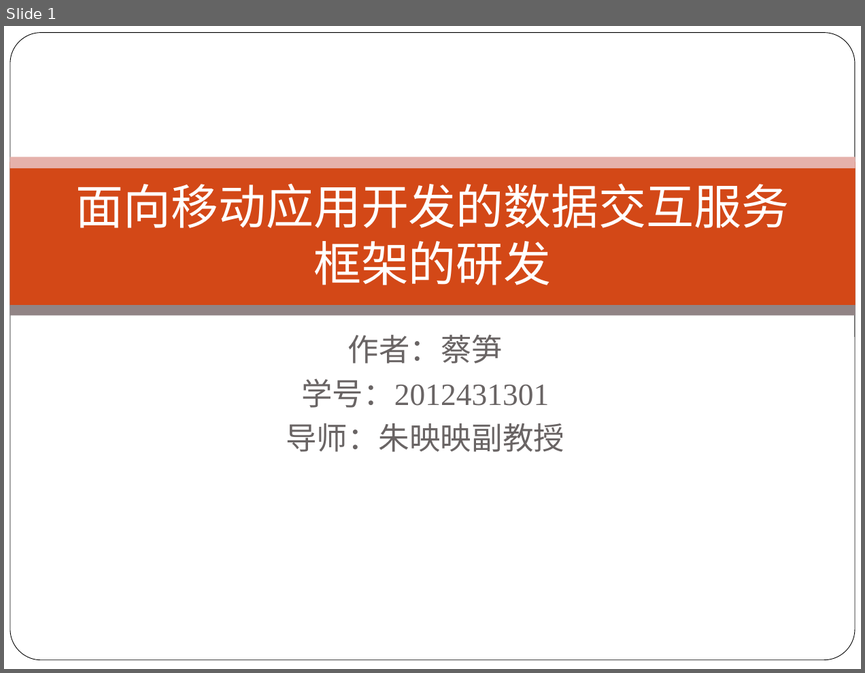
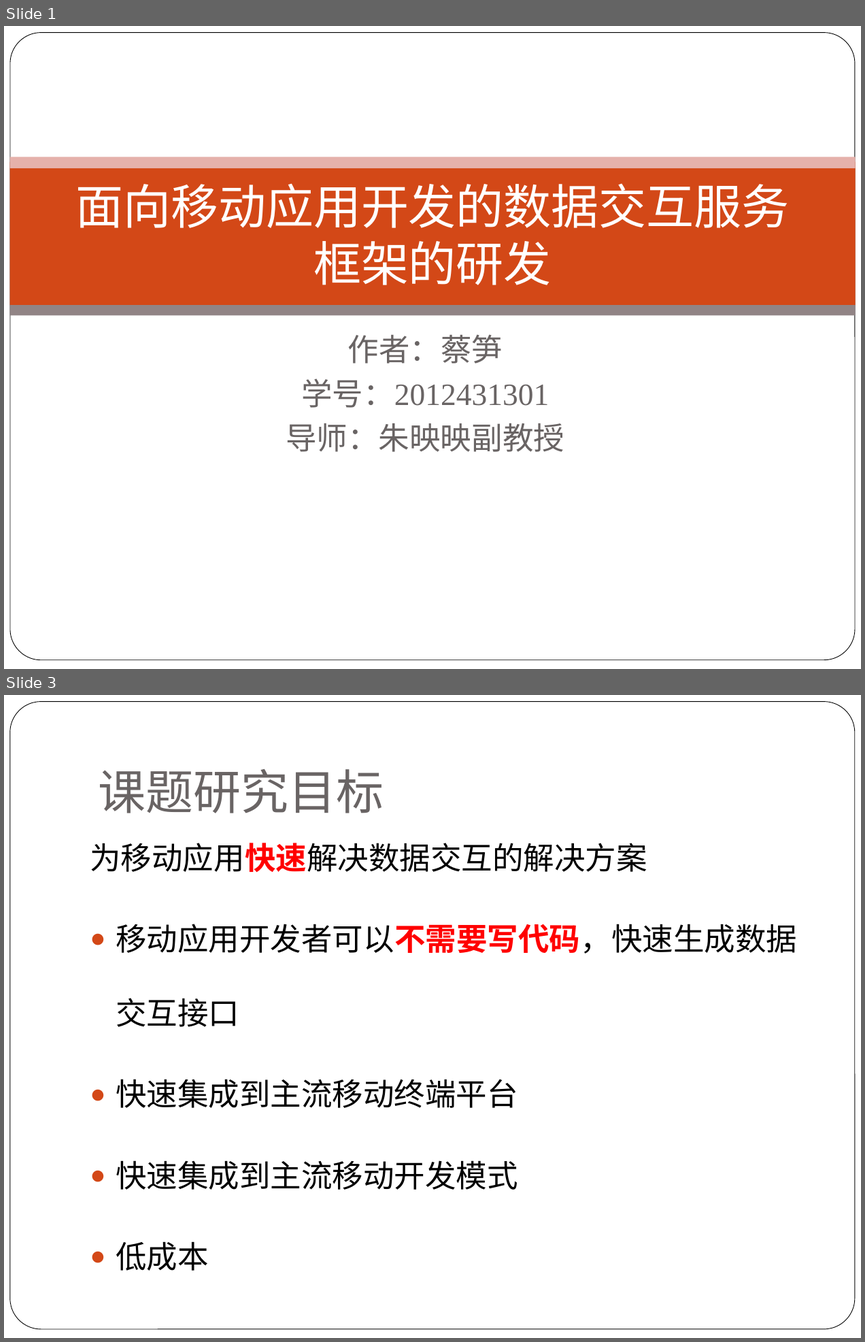
Before and after one commit to alucard263096/MyPaper, a slide deck: 论文PPT.pptx. Shown one above the other, each under a label of ours: slide 1 before the commit, slides 1 and 3 after it; the slides between them are not shown. The pictures are 865x673 and 865x1342 pixels, drawn with LibreOffice and Linux fonts; fonts in the diff are those of the drawing; background and template pictures are left out. Boxes give left, top, right and bottom in pixels: in the first picture for what was removed or moved away, otherwise in the second. Text is boxed around its words. In the diff, an @@ line names an element or a change of style, - is before the commit and + after.

```diff
--- a/论文PPT.pptx
+++ b/论文PPT.pptx
@@ slide 3 added at <box>4,695,861,1338</box>, background #FFFFFF; not listed: 1 template element that a slide beside it also shows @@
@@ title added at <box>98,769,383,813</box>, 40 pt, text #696464 @@
+课题研究目标
@@ text added at <box>90,843,797,1270</box>, 26 pt, text #000000 @@
+为移动应用快速解决数据交互的解决方案
+● 移动应用开发者可以不需要写代码，快速生成数据交互接口
+● 快速集成到主流移动终端平台
+● 快速集成到主流移动开发模式
+● 低成本
```
Also in this commit, not shown: 9 slides changed, 1 other slide added, 5 slides removed, 1 other file.
